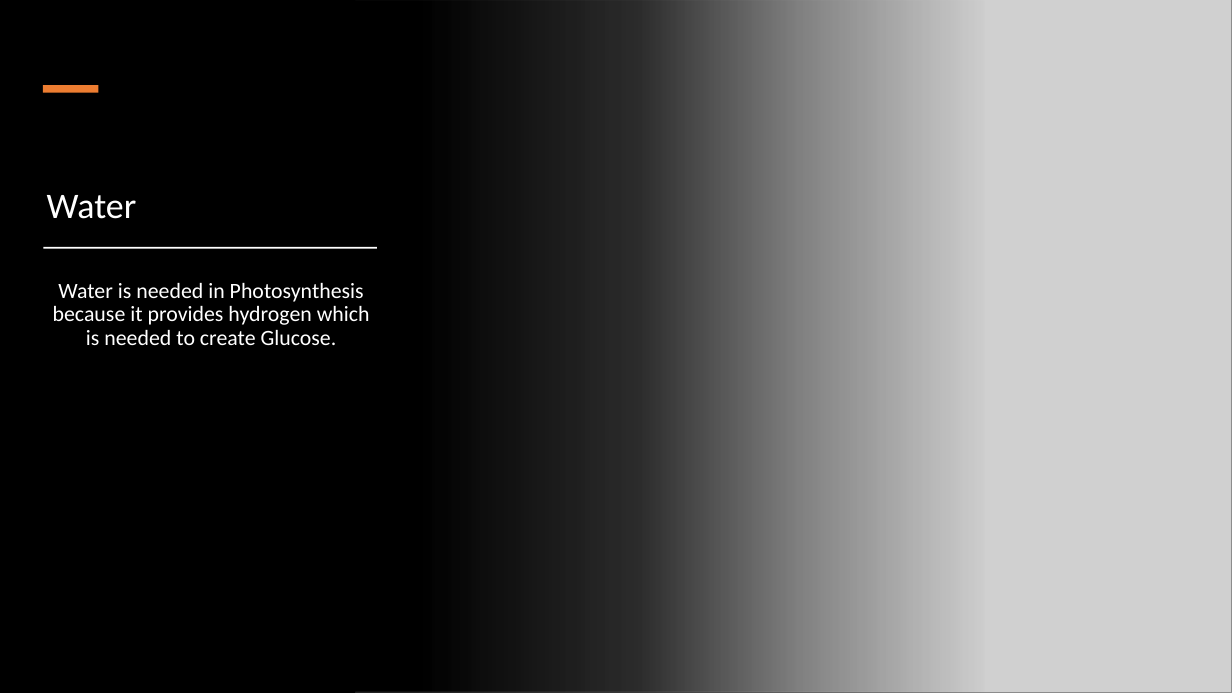
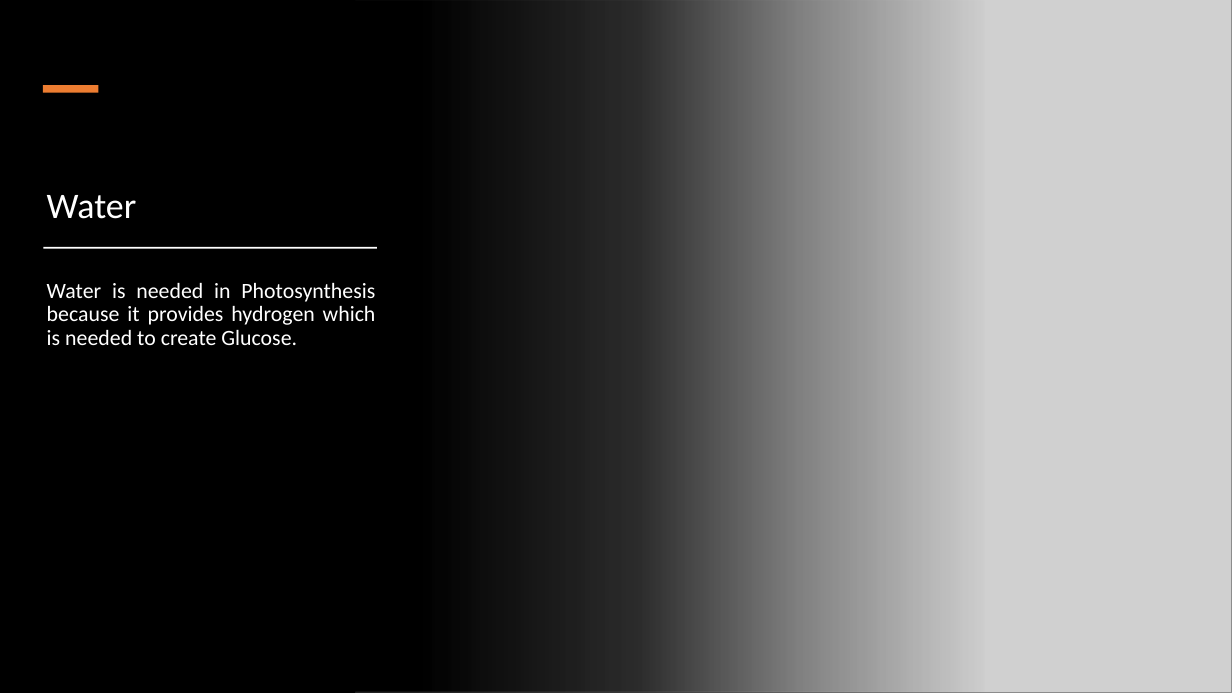
Before and after one commit to RamSamInspirerKids/homework5.github.io, a slide deck: slide 7 of Photosynthesis.pptx. Drawn at 1232x693 pixels with LibreOffice and Linux fonts; fonts in the diff are those of the drawing; grey boxes stand for pictures. Boxes give left, top, right and bottom in pixels: in the first picture for what was removed or moved away, otherwise in the second. Text is boxed around its words. In the diff, an @@ line names an element or a change of style, - is before the commit and + after.

```diff
--- a/Photosynthesis.pptx
+++ b/Photosynthesis.pptx
@@ text "Water is needed in Photosynthesis ..." at box(47, 283, 376, 345): alignment centre to justified @@
```
Also in this commit, not shown: 6 other slides changed, 1 other file.
